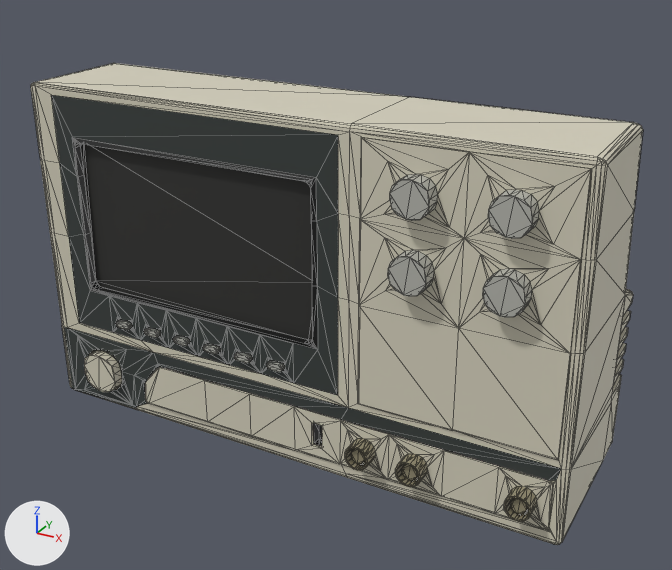
The glTF model src/assets/osciloscopio.glb as it was, and as the next commit left it.
Rendered twice from a 50 mm lens placed at (0.361, -0.634, 0.311), pointed at (0.011, 0.003, -0.008). Every picture has the same lights, and +X, +Y and +Z are marked at lower left. Mesh edges are drawn as thin lines. Where no turn or scale is listed for an object, it has been applied to the vertices. Vertices at the same position are counted once.
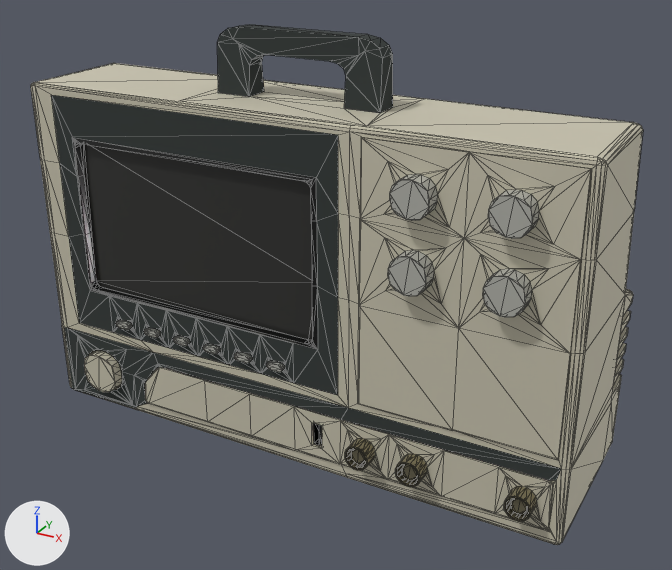
What differs and where, as boxes [x1, y1, x2, y2] in the pictures (672 x 570 px):
'Cube', surface changed, reshaped (8% taller): before [31, 63, 643, 545]; after [31, 25, 643, 545]
part 1 of me_cube, built on: before [36, 63, 634, 156]; after [36, 25, 634, 156]

Patch to the scene script:
```diff
--- a/src/assets/osciloscopio.glb.py
+++ b/src/assets/osciloscopio.glb.py
@@ mat_marco_pantalla @@
 mat_marco_pantalla.base_color = (0.00508, 0.0056, 0.00532)  # black #101110
+mat_marco_pantalla.roughness = 0.114
@@ me_cube @@
 # used by ob_cube; location = (0.0, 0.0, 0.0)
-me_cube.from_pydata(...)  # 1213 vertices, 2422 faces; spans x -0.253..0.238, y -0.077..0.096, z -0.15..0.15
+me_cube.from_pydata(...)  # 1263 vertices, 2526 faces; spans x -0.253..0.238, y -0.077..0.096, z -0.15..0.203
+# me_cube part 1
+# 2 vertices are removed from x 0.057, y -0.06..0.041, z 0.15
+# 11 faces are deleted
+# 40 vertices are added at x -0.095..0.07, y -0.06..0.041, z 0.15..0.203
+# 12 new vertices lie (0.0, 0.016, 0.0) away from vertices in x -0.083..0.058, y -0.017, z 0.179..0.203
+# 27 new faces join them, mat_base (light grey #d7d2be)
+# 88 new faces join them, mat_base_gris (black #373d3b)
 me_cube.materials.append(mat_base)
```
